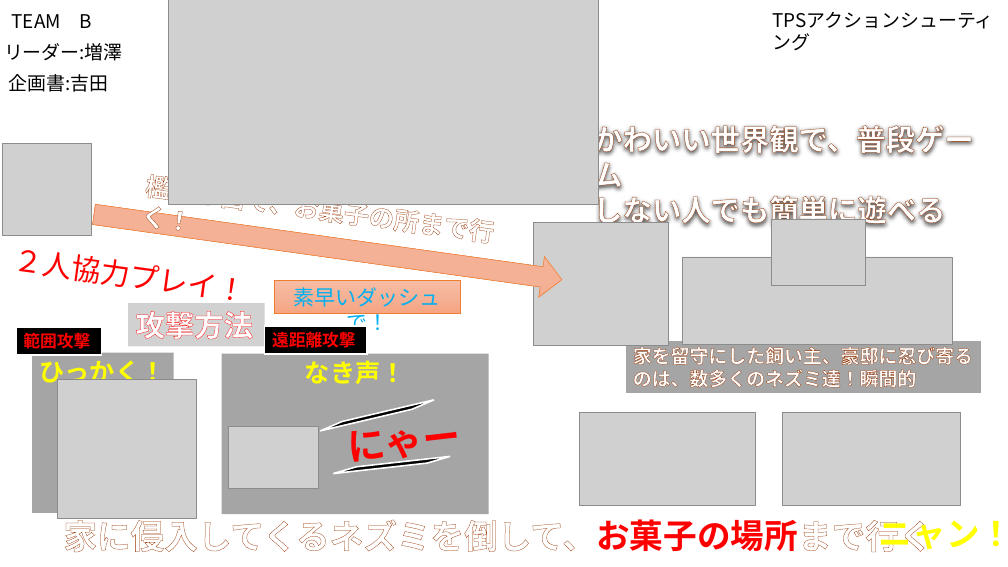
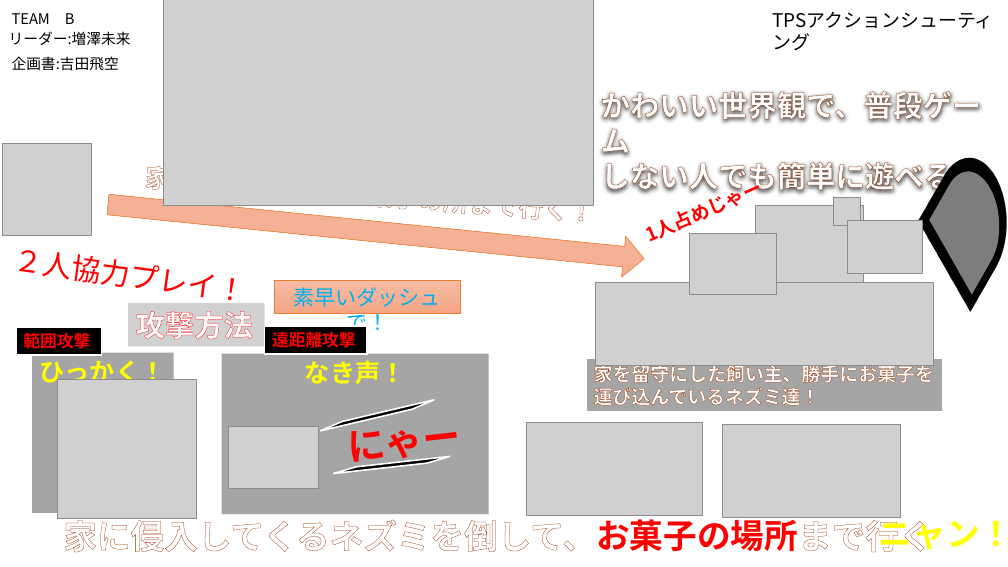
Before and after one commit to ayanokudo/okashi_222, a slide deck: slide 1 of schedule/ワンシート企画書変更2.pptx. Drawn at 1008x567 pixels with LibreOffice and Linux fonts; fonts in the diff are those of the drawing; grey boxes stand for pictures; background and template pictures are left out. Boxes give left, top, right and bottom in pixels: in the first picture for what was removed or moved away, otherwise in the second. Text is boxed around its words. In the diff, an @@ line names an element or a change of style, - is before the commit and + after.

Commit message:
ガントチャート、企画書を更新

```diff
--- a/schedule/ワンシート企画書変更2.pptx
+++ b/schedule/ワンシート企画書変更2.pptx
@@ text "TEAM B" at box(12, 13, 75, 24): size 18 to 14 pt @@
@@ picture: place and size @@
-picture at box(169, 0, 599, 204)
+picture at box(163, 0, 594, 206)
@@ text at box(9, 31, 131, 45): text changed; size 18 to 14 pt @@
-リーダー:増澤
+リーダー:増澤未来
@@ text at box(12, 56, 119, 71): text changed; size 18 to 14 pt @@
-企画書:吉田
+企画書:吉田飛空
@@ text "かわいい世界観で、普段ゲーム" rewrapped from box(593, 120, 974, 229) to box(601, 91, 982, 195) @@
@@ text "家に帰ってきて、お菓子の所まで行く！" at box(144, 161, 593, 226): rotation 7 to 4 degrees @@
@@ text at box(144, 161, 593, 226): text changed @@
-檻から出て、お菓子の所まで行く！
+家に帰ってきて、お菓子の所まで行く！
@@ text added at box(634, 169, 775, 253), 18 pt, text #FF0000, bold @@
+1人占めじゃー
@@ flow chart delay added at box(906, 158, 1008, 284), fill #000000 @@
@@ flow chart delay added at box(918, 173, 1008, 271), fill #A5A5A5 at 50% opacity @@
@@ right arrow at box(106, 184, 646, 279): rotation 7 to 5 degrees @@
@@ picture: place and size @@
-picture at box(771, 220, 866, 286)
+picture at box(755, 205, 864, 303)
@@ picture added at box(834, 197, 861, 225) @@
@@ picture removed at box(533, 223, 668, 346) @@
@@ picture added at box(690, 234, 777, 295) @@
@@ picture added at box(847, 221, 923, 274) @@
@@ picture: place and size @@
-picture at box(683, 257, 953, 345)
+picture at box(596, 283, 933, 366)
@@ rectangle "家を留守にした飼い主、勝手にお菓子を運び込んでいるネズミ達！": place and size @@
-rectangle "家を留守にした飼い主、勝手にお菓子を運び込んでいるネズミ達！" at box(625, 340, 982, 394)
+rectangle "家を留守にした飼い主、勝手にお菓子を運び込んでいるネズミ達！" at box(586, 358, 943, 412)
@@ text in rectangle at box(594, 361, 934, 406): text changed @@
-家を留守にした飼い主、豪邸に忍び寄るのは、数多くのネズミ達！瞬間的
+家を留守にした飼い主、勝手にお菓子を運び込んでいるネズミ達！
@@ picture: place and size @@
-picture at box(580, 413, 755, 506)
+picture at box(526, 422, 702, 515)
@@ picture: place and size @@
-picture at box(783, 413, 960, 506)
+picture at box(723, 424, 901, 517)
```
Also in this commit, not shown: 1 other file.
